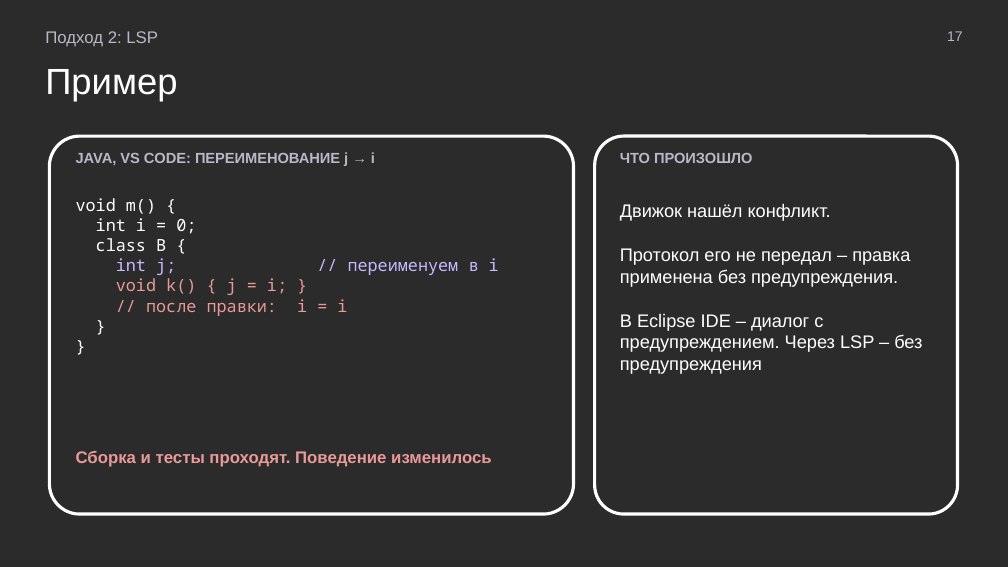
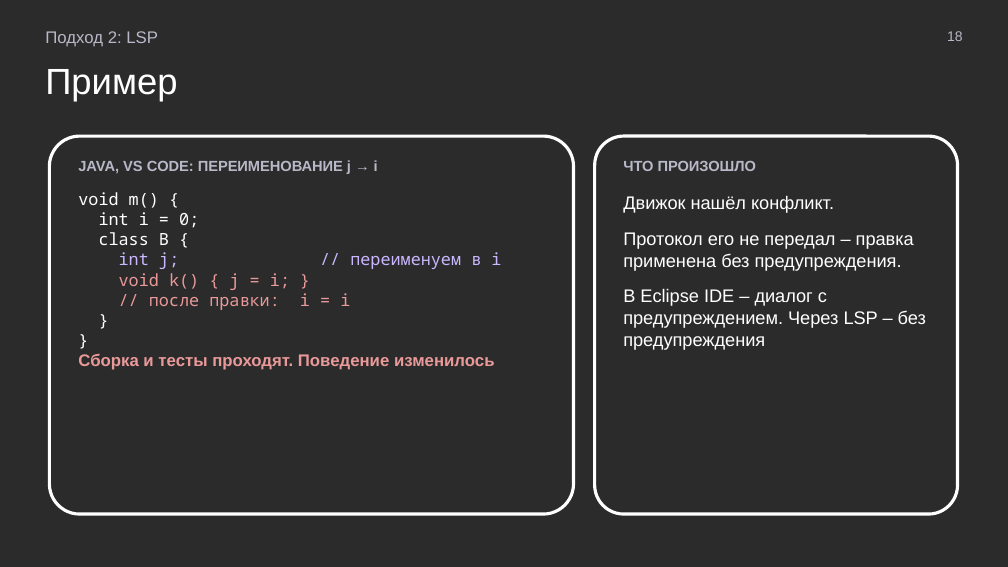
Before and after one commit to MchKosticyn/ide-refactoring-in-ai-agents, a slide deck: slide 18 of Доклад_ Рефакторинг в ИИ-агентах.pptx (slide 17 before the commit). Drawn at 1008x567 pixels with LibreOffice and Linux fonts; fonts in the diff are those of the drawing; background and template pictures are left out; a plain dark background stands for a picture behind light text. Boxes give left, top, right and bottom in pixels: in the first picture for what was removed or moved away, otherwise in the second. Text is boxed around its words. In the diff, an @@ line names an element or a change of style, - is before the commit and + after.

Commit message:
Text inside shapes, native bullets, plan slide progressive disclosure, neutral result aspects

```diff
--- a/Доклад_ Рефакторинг в ИИ-агентах.pptx
+++ b/Доклад_ Рефакторинг в ИИ-агентах.pptx
@@ text at <box>947,31,963,41</box>: text changed @@
-17
+18
@@ rounded rectangle "ЧТО ПРОИЗОШЛО": place and size @@
-rounded rectangle "ЧТО ПРОИЗОШЛО" at <box>620,203,922,374</box>
+rounded rectangle "ЧТО ПРОИЗОШЛО" at <box>595,136,958,514</box>
@@ rounded rectangle "ЧТО ПРОИЗОШЛО" at <box>595,136,958,514</box>: outline none to #FFFFFF 2.25 pt @@
@@ rounded rectangle removed at <box>595,136,958,514</box> @@
@@ text removed at <box>76,152,375,166</box> @@
-JAVA, VS CODE: ПЕРЕИМЕНОВАНИЕ j → i
@@ text in rounded rectangle at <box>78,160,501,370</box>: text added @@
+JAVA, VS CODE: ПЕРЕИМЕНОВАНИЕ j → i
+void m() {
+int i = 0;
+class B {
+int j; // переименуем в i
+void k() { j = i; }
+// после правки: i = i
+}
+}
+Сборка и тесты проходят. Поведение изменилось
@@ text removed at <box>620,153,752,163</box> @@
-ЧТО ПРОИЗОШЛО
@@ text in rounded rectangle at <box>623,161,926,350</box>: text changed @@
-Движок нашёл конфликт.
-Протокол его не передал – правка применена без предупреждения.
-В Eclipse IDE – диалог с предупреждением. Через LSP – без предупреждения
+ЧТО ПРОИЗОШЛО
+Движок нашёл конфликт.
+Протокол его не передал – правка применена без предупреждения.
+В Eclipse IDE – диалог с предупреждением. Через LSP – без предупреждения
@@ text removed at <box>76,198,499,316</box> @@
-void m() {
-int i = 0;
-class B {
-int j; // переименуем в i
-void k() { j = i; }
-// после правки: i = i
-}
-}
@@ text removed at <box>76,451,492,467</box> @@
-Сборка и тесты проходят. Поведение изменилось
```
Also in this commit, not shown: 31 other slides changed, 1 slide added, 1 other file.
